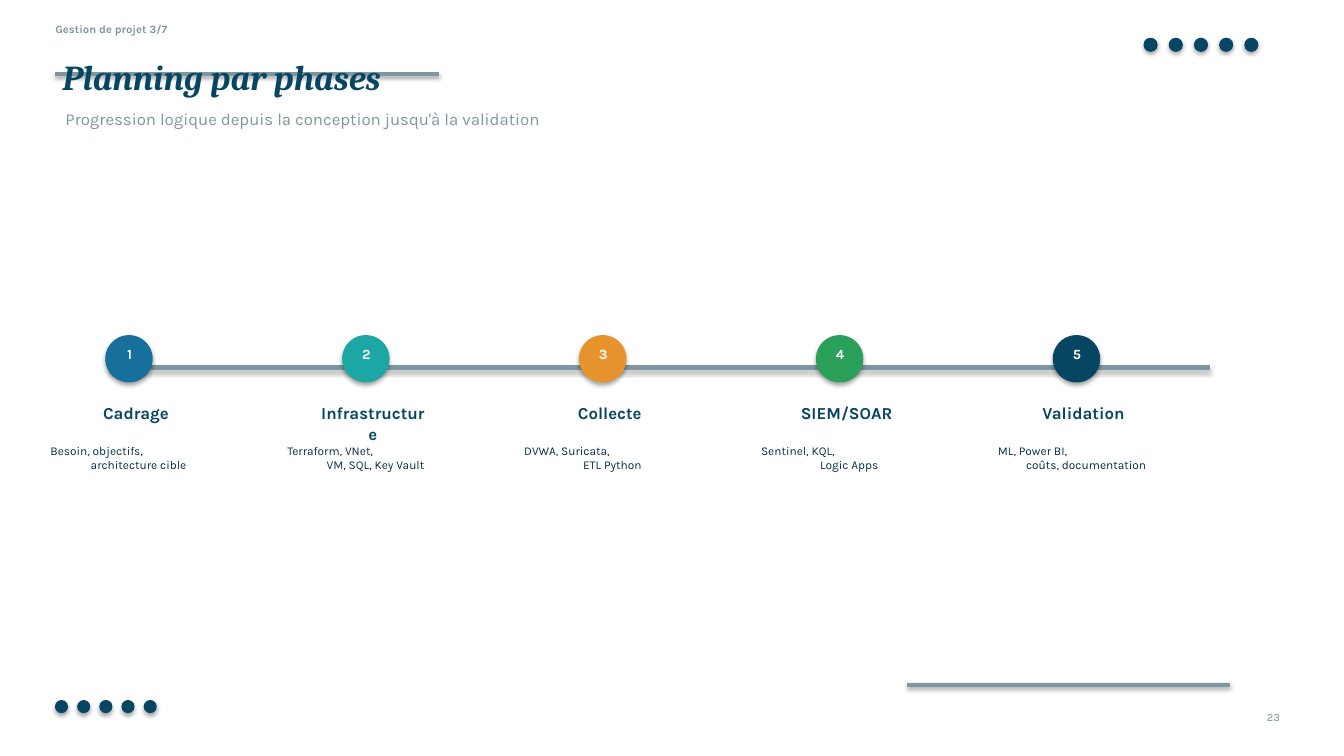
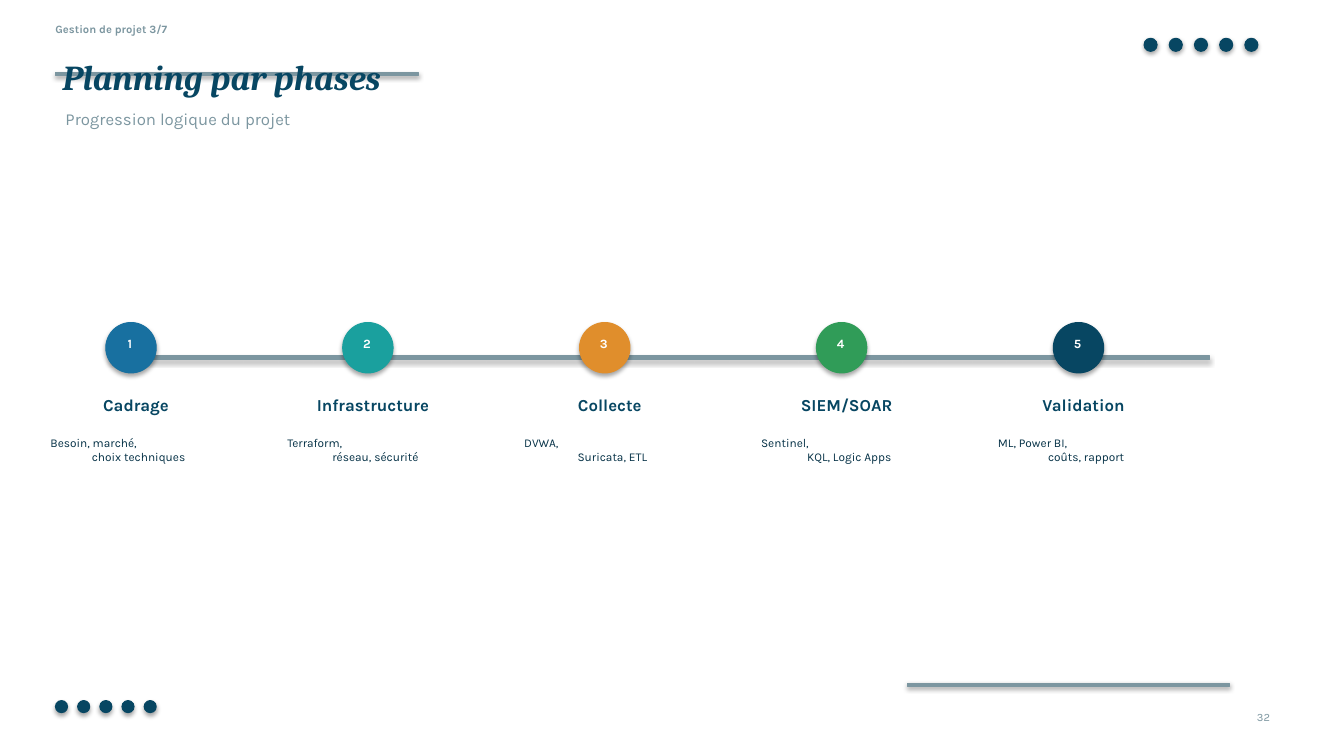
Before and after one commit to slayqueearikma-beep/test, a slide deck: slide 32 of presentation/AITDR_completed_after_slide_13.pptx (slide 23 before the commit). Drawn at 1344x756 pixels with LibreOffice and Linux fonts; fonts in the diff are those of the drawing. Boxes give left, top, right and bottom in pixels: in the first picture for what was removed or moved away, otherwise in the second. Text is boxed around its words. In the diff, an @@ line names an element or a change of style, - is before the commit and + after.

```diff
--- a/presentation/AITDR_completed_after_slide_13.pptx
+++ b/presentation/AITDR_completed_after_slide_13.pptx
@@ rectangle at (x1=55, y1=73, x2=418, y2=76): fill #7D97A1 to #7C96A0; outline #7D97A1 0.75 pt to #7C96A0 0.75 pt @@
@@ rectangle resized from (x1=55, y1=73, x2=439, y2=76) to (x1=55, y1=73, x2=418, y2=76) @@
@@ text at (x1=65, y1=113, x2=290, y2=129): text changed; text colour #7D97A1 to #7C96A0 @@
-Progression logique depuis la conception jusqu'à la validation
+Progression logique du projet
@@ ellipse resized from (x1=106, y1=336, x2=152, y2=382) to (x1=106, y1=323, x2=156, y2=373) @@
@@ ellipse at (x1=106, y1=323, x2=156, y2=373): fill #176F9B to #1870A0; outline #176F9B 0.75 pt to #1870A0 0.75 pt @@
@@ ellipse resized from (x1=343, y1=336, x2=389, y2=382) to (x1=343, y1=323, x2=393, y2=373) @@
@@ ellipse at (x1=343, y1=323, x2=393, y2=373): fill #1DA7A4 to #1AA09E; outline #1DA7A4 0.75 pt to #1AA09E 0.75 pt @@
@@ ellipse resized from (x1=580, y1=336, x2=626, y2=382) to (x1=580, y1=323, x2=630, y2=373) @@
@@ ellipse at (x1=580, y1=323, x2=630, y2=373): fill #E6932D to #E08E2C; outline #E6932D 0.75 pt to #E08E2C 0.75 pt @@
@@ ellipse resized from (x1=817, y1=336, x2=863, y2=382) to (x1=817, y1=323, x2=867, y2=373) @@
@@ ellipse at (x1=817, y1=323, x2=867, y2=373): fill #2AA05A to #309C58; outline #2AA05A 0.75 pt to #309C58 0.75 pt @@
@@ ellipse resized from (x1=1054, y1=336, x2=1100, y2=382) to (x1=1054, y1=323, x2=1104, y2=373) @@
@@ 6 texts, 1 rectangle moved together from (x1=111, y1=349, x2=1210, y2=472) to (x1=111, y1=339, x2=1210, y2=464) @@
@@ rectangle at (x1=111, y1=356, x2=1210, y2=360): fill #7D97A1 to #7C96A0; outline #7D97A1 0.75 pt to #7C96A0 0.75 pt @@
@@ size 10 to 9 pt in 5 elements at (x1=837, y1=339, x2=845, y2=348), (x1=128, y1=339, x2=132, y2=348), (x1=363, y1=339, x2=371, y2=348), (x1=600, y1=339, x2=608, y2=348), (x1=1074, y1=340, x2=1081, y2=348) @@
@@ text "Cadrage" moved from (x1=103, y1=407, x2=169, y2=424) to (x1=103, y1=399, x2=169, y2=416) @@
@@ text "Infrastructure" rewrapped from (x1=318, y1=403, x2=429, y2=429) to (x1=317, y1=399, x2=429, y2=412) @@
@@ text "Collecte" moved from (x1=578, y1=407, x2=642, y2=420) to (x1=578, y1=399, x2=642, y2=412) @@
@@ text "SIEM/SOAR" moved from (x1=801, y1=406, x2=893, y2=421) to (x1=801, y1=398, x2=893, y2=413) @@
@@ text "Validation" moved from (x1=1042, y1=407, x2=1124, y2=420) to (x1=1042, y1=399, x2=1124, y2=412) @@
@@ text at (x1=50, y1=438, x2=185, y2=464): text changed @@
-Besoin, objectifs,
-architecture cible
+Besoin, marché,
+choix techniques
@@ text at (x1=287, y1=439, x2=418, y2=462): text changed @@
-Terraform, VNet,
-VM, SQL, Key Vault
+Terraform,
+réseau, sécurité
@@ text at (x1=998, y1=439, x2=1124, y2=464): text changed @@
-ML, Power BI,
-coûts, documentation
+ML, Power BI,
+coûts, rapport
@@ text at (x1=578, y1=453, x2=647, y2=462): text changed @@
-DVWA, Suricata,
-ETL Python
+DVWA,
+Suricata, ETL
@@ text at (x1=1257, y1=714, x2=1270, y2=721): text changed; text colour #7D97A1 to #7C96A0 @@
-23
+32
```
Also in this commit, not shown: 12 other slides changed, 25 slides added, 14 slides removed.
